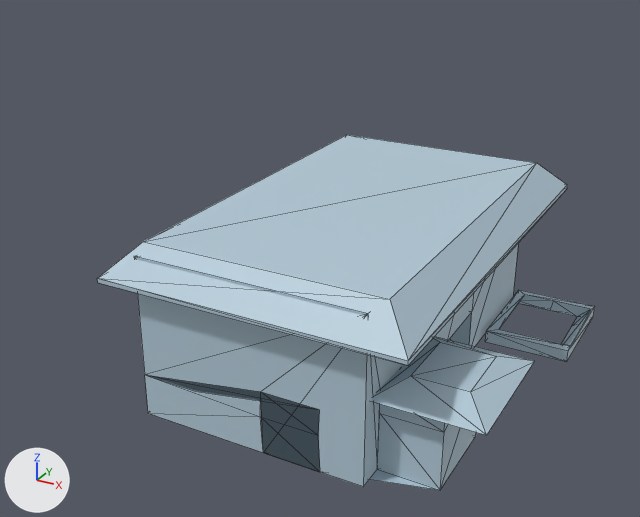
The glTF model models/Housing1Nav.glb as it was, and as the next commit left it.
Rendered twice from a 50 mm camera at (4.13, -9.21, 5.79) aimed at (-0.75, -0.34, 1.36). The axes (+X, +Y, +Z) are drawn at lower left. The lights are the same throughout. The first picture is the older version. Mesh edges are drawn as thin lines. Where no turn or scale is listed for an object, it has been applied to the vertices.
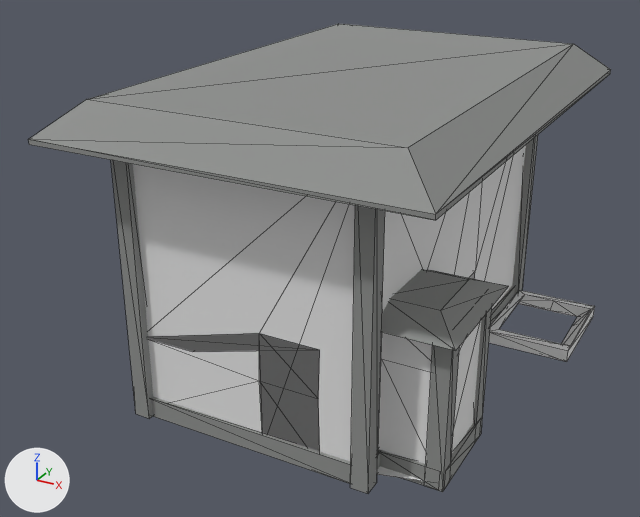
Commit message: Housing models update

What changed in the scene script:
```text
Change me_cube_001:
    where me_cube_001.from_pydata(...)  # 51 vertices, 100 faces; spans x -1.76..1.51, y -1.0..1.0, z -1.0..1.0
    remove me_cube_001.materials.append(mat_material_001)  # blue #b4cbd9
Change me_cube_002:
    where me_cube_002.from_pydata(...)  # 12 vertices, 20 faces; spans x -1.84..1.84, y -2.78..2.78, z -0.21..0.21
    remove me_cube_002.materials.append(mat_material_002)  # blue #b4cbd9
    add me_cube_002.materials.append(mat_building_roof_columns_base_gray__8e908e)  # grey #8e908e
Change me_cube_003:
    where me_cube_003.from_pydata(...)  # 26 vertices, 52 faces; spans x -0.552..0.552, y -0.725..0.725, z -0.083..0.083
    remove me_cube_003.materials.append(mat_material_004)  # blue #b4cbd9
Change me_cube_004:
    where me_cube_004.from_pydata(...)  # 8 vertices, 12 faces; spans x -0.63..0.63, y -0.78..0.78, z -0.09..0.09
    remove me_cube_004.materials.append(mat_material_003)  # blue #b4cbd9
    add me_cube_004.materials.append(mat_material_005)  # grey #8e908e
Change ob_cube:
    ob_cube.location: (-0.46, 0.02, 0.97) -> (-0.46, 0.02, 1.85)
    ob_cube.scale: (1.4, 2.5, 1.0) -> (1.4, 2.5, 1.8)
Change ob_cube_001:
    ob_cube_001.location: (-0.38, 0.09, 1.88) -> (-0.41, 0.09, 3.47)
    ob_cube_001.scale: (1.0, 1.0, 1.0) -> (1.19, 1.13, 1.0)
Change ob_cube_003:
    ob_cube_003.location: (1.51, -1.57, 1.01) -> (1.15, -1.57, 1.82)
Add ob_gray_lower_wall_trim_011:
    ob_gray_lower_wall_trim_011 = bpy.data.objects.new('Gray lower wall trim.011', me_cube_028)  # a box spanning x -0.355..0.355, y -0.04..0.04, z -0.12..0.12; in mat_building_roof_columns_base_gray__8e908e (grey #8e908e)
    ob_gray_lower_wall_trim_011.location = (1.29, -2.14, 0.11)
Add ob_gray_lower_wall_trim_009:
    ob_gray_lower_wall_trim_009 = bpy.data.objects.new('Gray lower wall trim.009', me_cube_026)  # a box spanning x -0.04..0.04, y -0.536..0.536, z -0.12..0.12; in mat_building_roof_columns_base_gray__8e908e (grey #8e908e)
    ob_gray_lower_wall_trim_009.location = (1.65, -1.61, 0.11)
Add ob_gray_lower_wall_trim_005:
    ob_gray_lower_wall_trim_005 = bpy.data.objects.new('Gray lower wall trim.005', me_cube_022)  # a box spanning x -0.04..0.04, y -0.94..0.94, z -0.12..0.12; in mat_building_roof_columns_base_gray__8e908e (grey #8e908e)
    ob_gray_lower_wall_trim_005.location = (0.94, 1.58, 0.11)
Add ob_gray_lower_wall_trim_003:
    ob_gray_lower_wall_trim_003 = bpy.data.objects.new('Gray lower wall trim.003', me_cube_020)  # a box spanning x -0.04..0.04, y -0.161..0.161, z -0.12..0.12; in mat_building_roof_columns_base_gray__8e908e (grey #8e908e)
    ob_gray_lower_wall_trim_003.location = (0.94, -2.32, 0.11)
Add ob_gray_lower_wall_trim:
    ob_gray_lower_wall_trim = bpy.data.objects.new('Gray lower wall trim', me_cube_017)  # a box spanning x -1.4..1.4, y -0.04..0.04, z -0.12..0.12; in mat_building_roof_columns_base_gray__8e908e (grey #8e908e)
    ob_gray_lower_wall_trim.location = (-0.46, -2.48, 0.11)
Add ob_gray_corner_column_005:
    ob_gray_corner_column_005 = bpy.data.objects.new('Gray corner column.005', me_cube_031)  # a box spanning x -0.1..0.1, y -0.1..0.1, z -0.87..0.87; in mat_building_roof_columns_base_gray__8e908e (grey #8e908e)
    ob_gray_corner_column_005.location = (1.59, -1.12, 0.86)
Add ob_gray_corner_column_004:
    ob_gray_corner_column_004 = bpy.data.objects.new('Gray corner column.004', me_cube_031.copy())
    ob_gray_corner_column_004.location = (1.59, -2.08, 0.86)
Add ob_gray_corner_column_003:
    ob_gray_corner_column_003 = bpy.data.objects.new('Gray corner column.003', me_cube_016)  # a box spanning x -0.1..0.1, y -0.1..0.1, z -1.75..1.75; in mat_building_roof_columns_base_gray__8e908e (grey #8e908e)
    ob_gray_corner_column_003.location = (0.94, 2.52, 1.74)
Add ob_gray_corner_column_002:
    ob_gray_corner_column_002 = bpy.data.objects.new('Gray corner column.002', me_cube_016.copy())
    ob_gray_corner_column_002.location = (0.94, -2.48, 1.74)
Add ob_gray_corner_column:
    ob_gray_corner_column = bpy.data.objects.new('Gray corner column', me_cube_016.copy())
    ob_gray_corner_column.location = (-1.86, -2.48, 1.74)
```

Changed parts and their boxes (x1, y1, x2, y2) in the pictures (640 x 517 px):
'Cube.001', recoloured, moved, rescaled (24% wider, 15% shorter)
    before: (97, 135, 567, 366)
    after: (28, 24, 611, 220)
'Cube', recoloured, moved, rescaled (blue to white, 37% taller)
    before: (134, 244, 518, 490)
    after: (133, 145, 526, 482)
'Cube.003', recoloured, moved
    before: (371, 336, 534, 435)
    after: (381, 269, 509, 351)
'Gray corner column.002', added
    after: (350, 205, 385, 494)
'Gray corner column', added
    after: (111, 160, 153, 418)
'Gray lower wall trim', added
    after: (151, 397, 351, 484)
'Gray corner column.004', added
    after: (426, 345, 460, 492)
'Cube.002', recoloured (blue to white)
    both: (489, 290, 595, 362)
'Gray corner column.003', added
    after: (512, 135, 538, 295)
'Gray lower wall trim.011', added
    after: (378, 449, 440, 490)
'Gray corner column.005', added
    after: (473, 307, 492, 435)
'Gray lower wall trim.009', added
    after: (444, 419, 481, 489)
'Gray lower wall trim.005', added
    after: (490, 285, 515, 326)
'Gray lower wall trim.003', added (mostly hidden)
    after: (377, 450, 381, 469)
